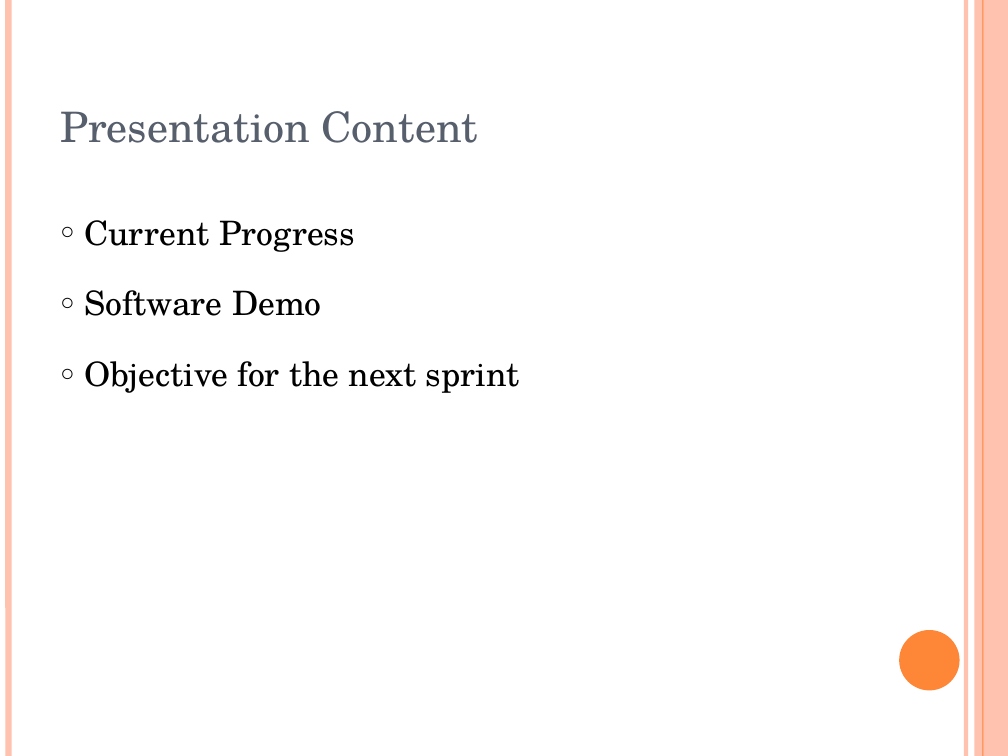
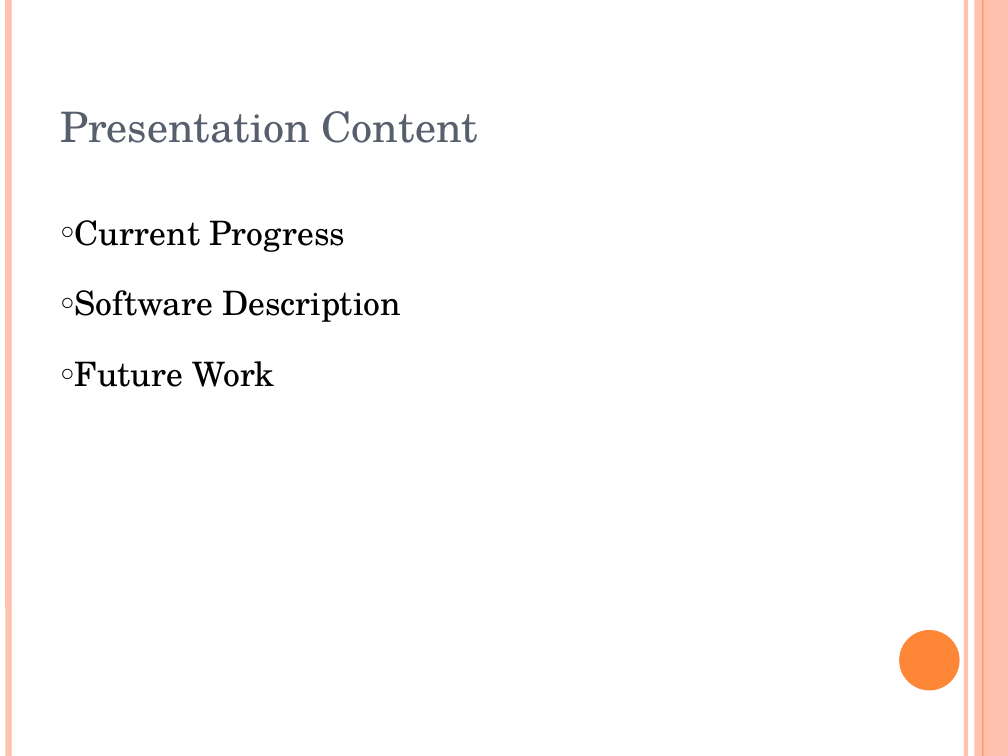
Before and after one commit to oscar-lima/sdp_ws2013_pcl, a slide deck: slide 2 of doc/apcl_presentation.pptx. Drawn at 1008x756 pixels with LibreOffice and Linux fonts; fonts in the diff are those of the drawing. Boxes give left, top, right and bottom in pixels: in the first picture for what was removed or moved away, otherwise in the second. Text is boxed around its words. In the diff, an @@ line names an element or a change of style, - is before the commit and + after.

Commit message:
Updated presentation for last sprint

```diff
--- a/doc/apcl_presentation.pptx
+++ b/doc/apcl_presentation.pptx
@@ text at (x1=74, y1=290, x2=401, y2=387): text changed @@
-○ Software Demo
-○ Objective for the next sprint
+○ Software Description
+○ Future Work
```
Also in this commit, not shown: 5 other slides changed, 4 slides added, 2 slides removed.
